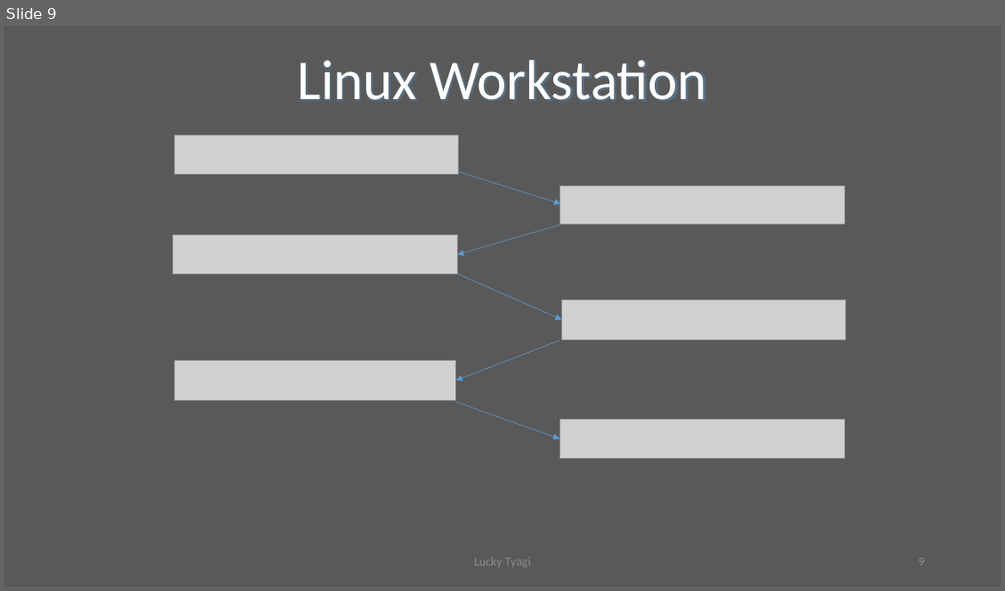
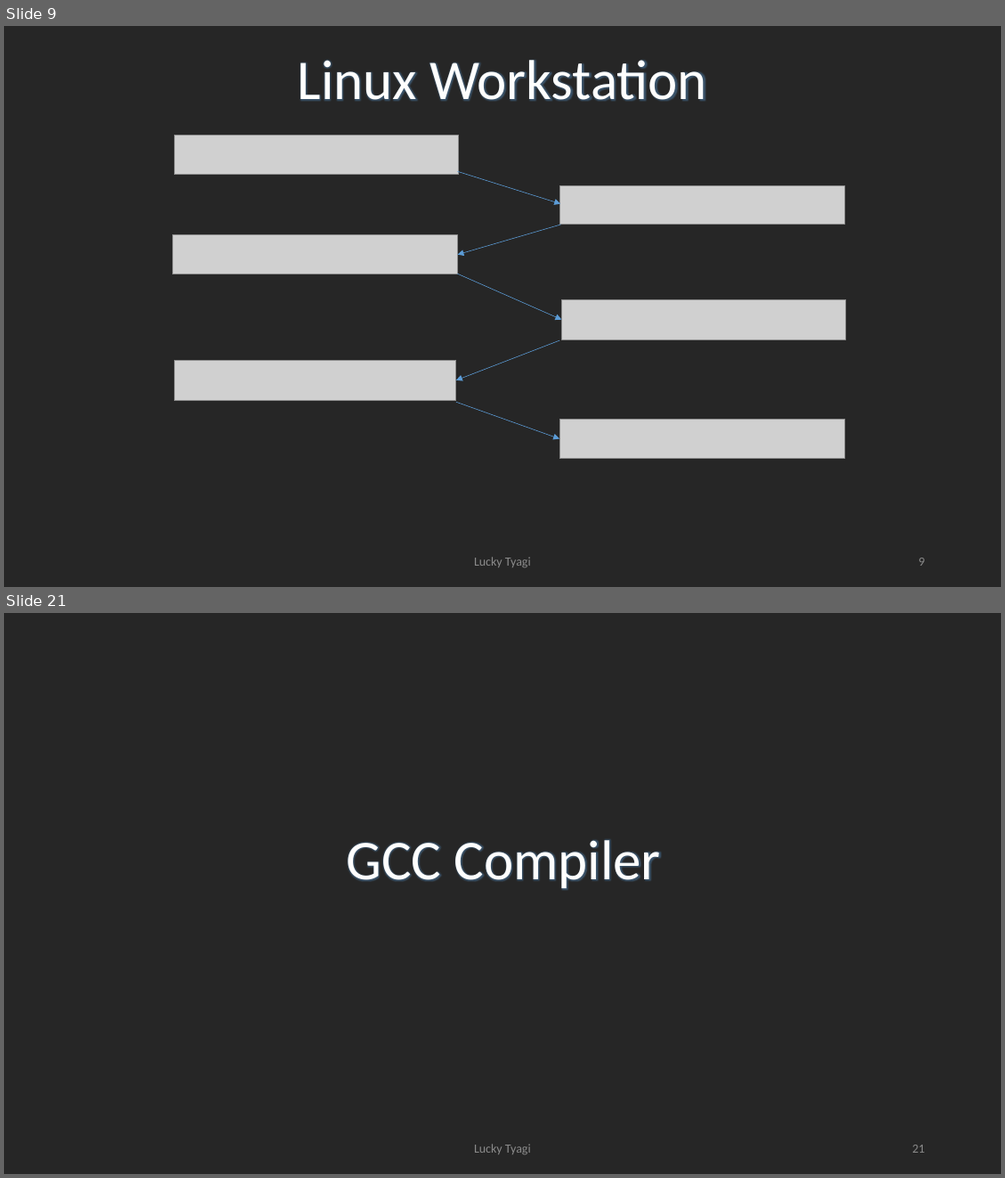
Before and after one commit to LuckyTyagi279/Misc, a slide deck: FRESHERS TRAINING.pptx. Shown one above the other, each under a label of ours: slide 9 before the commit, slides 9 and 21 after it; the slides between them are not shown. The pictures are 1005x591 and 1005x1178 pixels, drawn with LibreOffice and Linux fonts; fonts in the diff are those of the drawing; grey boxes stand for pictures. Boxes give left, top, right and bottom in pixels: in the first picture for what was removed or moved away, otherwise in the second. Text is boxed around its words. In the diff, an @@ line names an element or a change of style, - is before the commit and + after.

```diff
--- a/FRESHERS TRAINING.pptx
+++ b/FRESHERS TRAINING.pptx
@@ slide 21 added at <box>4,613,1001,1174</box>, background #262626 @@
@@ text added at <box>346,839,661,890</box>, 54 pt, text #FEFEFE @@
+GCC Compiler
@@ text added at <box>474,1143,531,1154</box>, 12 pt, text #8C8C8C @@
+Lucky Tyagi
@@ page number added at <box>912,1144,924,1152</box>, 12 pt, text #8C8C8C @@
+21
@@ slide 9 changed as well @@
@@ background #595959 to #262626 @@
```
Also in this commit, not shown: 9 other slides changed, 17 other slides added.
